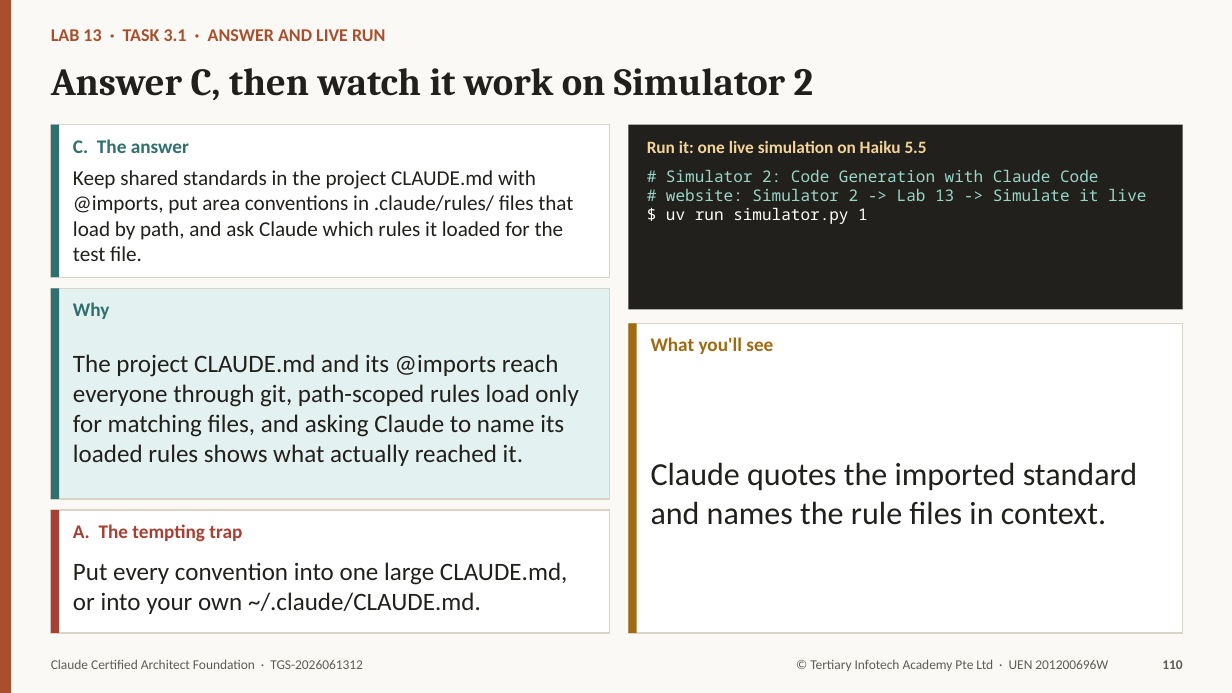
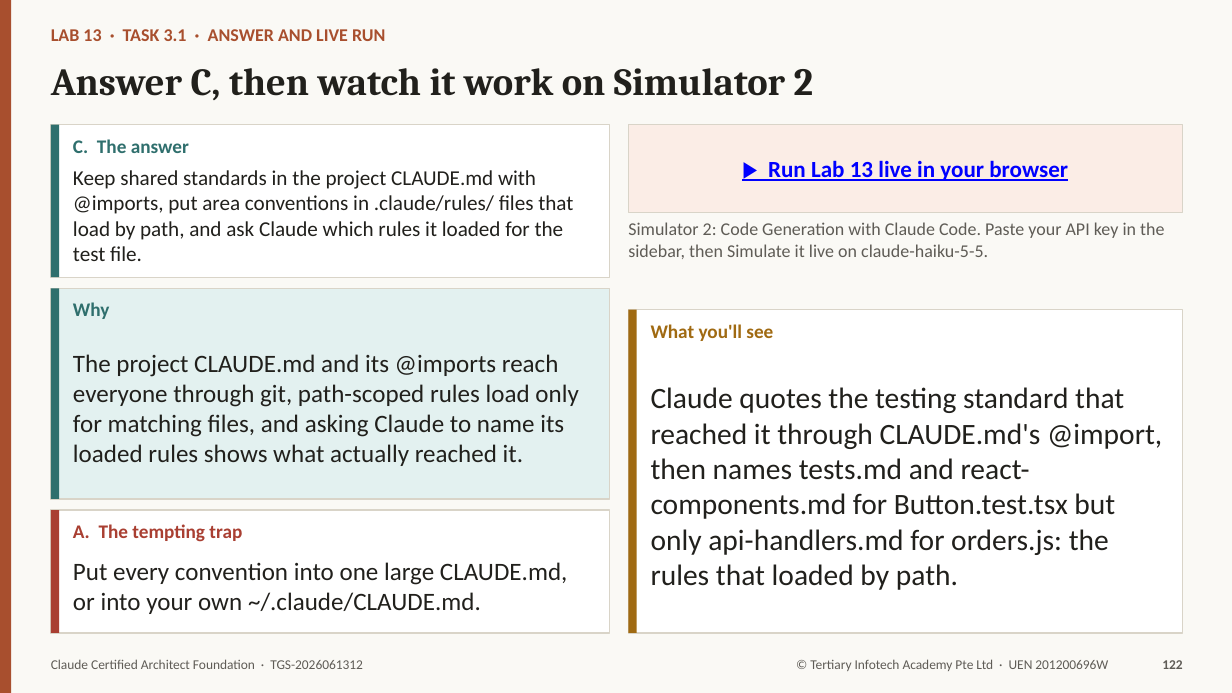
Before and after one commit to tertiarycourses/TGS-2026061312-Claude-Certified-Architect-Foundation, a slide deck: slide 122 of courseware/TGS-2026061312-Claude-Certified-Architect-Foundation-Trainer-Slides-v3.0.pptx (slide 110 before the commit). Drawn at 1232x693 pixels with LibreOffice and Linux fonts; fonts in the diff are those of the drawing. Boxes give left, top, right and bottom in pixels: in the first picture for what was removed or moved away, otherwise in the second. Text is boxed around its words. In the diff, an @@ line names an element or a change of style, - is before the commit and + after.

```diff
--- a/courseware/TGS-2026061312-Claude-Certified-Architect-Foundation-Trainer-Slides-v3.0.pptx
+++ b/courseware/TGS-2026061312-Claude-Certified-Architect-Foundation-Trainer-Slides-v3.0.pptx
@@ rectangle "▶ Run Lab 13 live ...": place and size @@
-rectangle "▶ Run Lab 13 live ..." at bbox=[628, 125, 1183, 310]
+rectangle "▶ Run Lab 13 live ..." at bbox=[628, 125, 1183, 213]
@@ rectangle "▶ Run Lab 13 live ..." at bbox=[628, 125, 1183, 213]: fill #21201C to #FBEDE6; outline none to #D9D4C8 1 pt @@
@@ text removed at bbox=[666, 170, 1146, 224] @@
-# Simulator 2: Code Generation with Claude Code
-# website: Simulator 2 -> Lab 13 -> Simulate it live
-$ uv run simulator.py 1
@@ text in rectangle at bbox=[768, 160, 1068, 181]: text added @@
+▶ Run Lab 13 live in your browser
@@ text at bbox=[628, 222, 1164, 259]: text changed; size 13.5 to 14 pt; text colour #F2D398 to #5F5C56; bold off @@
-Run it: one live simulation on Haiku 5.5
+Simulator 2: Code Generation with Claude Code. Paste your API key in the sidebar, then Simulate it live on claude-haiku-5-5.
@@ rectangle: place and size @@
-rectangle at bbox=[628, 323, 1183, 633]
+rectangle at bbox=[628, 310, 1183, 633]
@@ rectangle: place and size @@
-rectangle at bbox=[628, 323, 637, 633]
+rectangle at bbox=[628, 310, 637, 633]
@@ text "What you'll see": place and size @@
-text "What you'll see" at bbox=[651, 337, 773, 354]
+text "What you'll see" at bbox=[651, 324, 773, 341]
@@ text at bbox=[651, 387, 1162, 590]: text changed; size 25 to 23 pt @@
-Claude quotes the imported standard and names the rule files in context.
+Claude quotes the testing standard that reached it through CLAUDE.md's @import, then names tests.md and react-components.md for Button.test.tsx but only api-handlers.md for orders.js: the rules that loaded by path.
@@ text at bbox=[1162, 660, 1182, 669]: text changed @@
-110
+122
```
Also in this commit, not shown: 176 other slides changed, 33 slides added, 1 other file.
